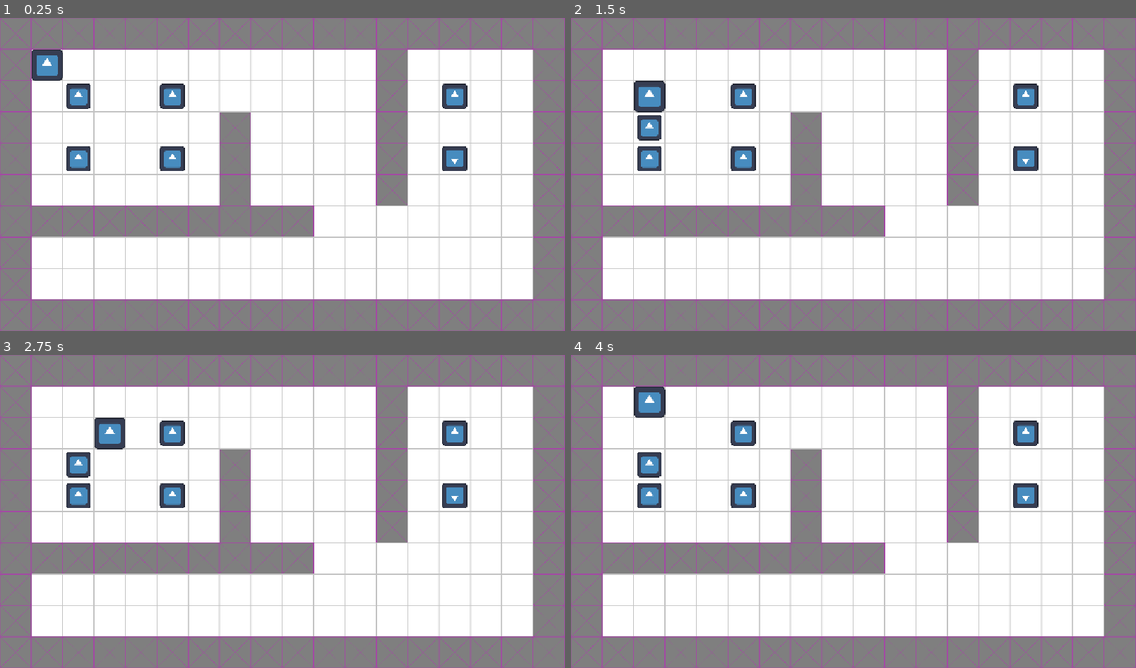
Above: before the commit, frames 1-4 (two rows, left to right).
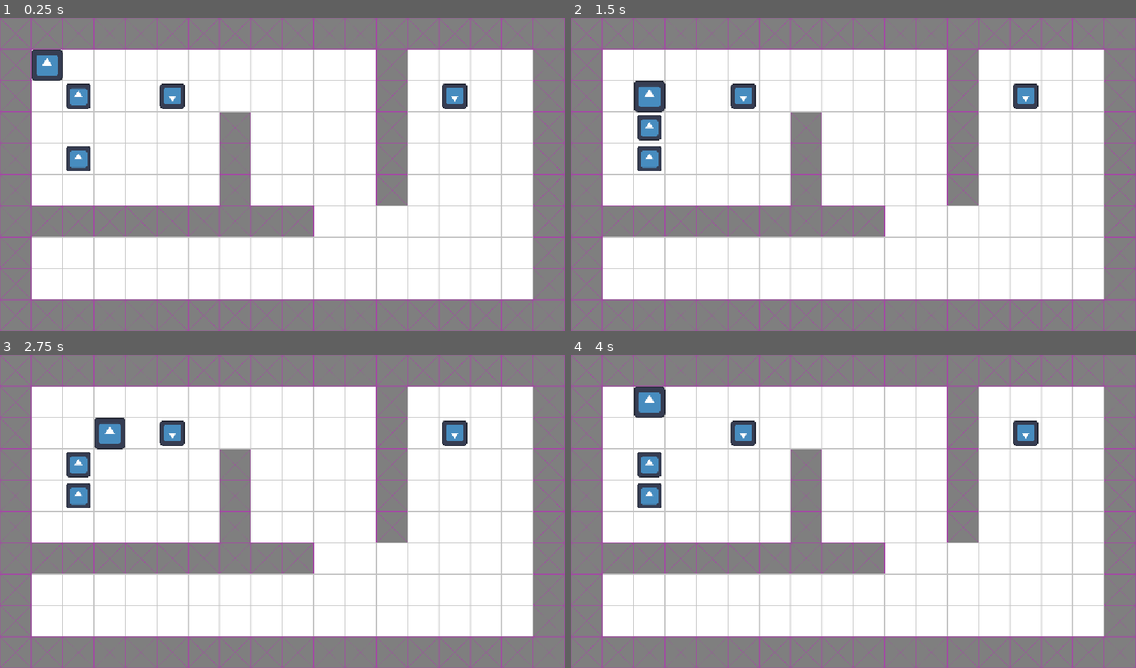
Above: after the commit, the same moments.

Repository: whitsettbe/kcol-f26-gamedevproj-cb
Game: Godot game, scene res://scenes/main.tscn
The game is run twice, just before and just after one commit, with the same random seed, the same clock (stepped at 60 frames per second) and the same inputs. The engine's default icon, where the game draws it, is replaced by a stand-in: a white triangle on a blue panel in a dark square.
Inputs:
- Up to frame 1 (0.25 s): no input
- Up to frame 2 (1.5 s): tap Enter at 0.5 s; hold Right (move_right) 0.53-1.28 s; tap Space at 1.25 s; hold Down (move_down) from 1.28 s (still down)
- Up to frame 3 (2.75 s): tap Enter at 2 s; release Down (move_down) at 2.03 s; hold Right (move_right) from 2.03 s (still down)
- Up to frame 4 (4 s): tap Space at 2.75 s; release Right (move_right) at 2.78 s; hold Up (move_up) 2.78-3.53 s; tap Enter at 3.5 s; hold Left (move_left) from 3.53 s (still down)

The runs differ from the first frame. In frame 1, 0.8% of the frame differs, in the area x 28-83%, y 22-49%; in frame 2, 0.8%; in frame 3, 0.8%; in frame 4, 0.8%.
Error before the commit: Assertion failed: {0} must have an ENTANGLED partner (res://scripts/super_block.gd:31)

Commit message:
Block visual manager set up
This is hopefully the OOP paradigm we will end up using.

Diff:
--- a/TornAsunder/scenes/main.tscn
+++ b/TornAsunder/scenes/main.tscn
@@ -2,8 +2,9 @@
 
 [ext_resource type="Texture2D" uid="uid://c7vpam2yvrrjg" path="res://simple_tiles.png" id="1_0xm2m"]
 [ext_resource type="PackedScene" uid="uid://bmgltflbc15gb" path="res://scenes/block.tscn" id="1_ig7tw"]
+[ext_resource type="Script" uid="uid://d2sii1nleum0m" path="res://scripts/level_block_manager.gd" id="1_tefeu"]
 [ext_resource type="Script" uid="uid://cql1obqj20n4f" path="res://scripts/entangled.gd" id="4_1bvp3"]
-[ext_resource type="PackedScene" uid="uid://h86qf0ftw2xj" path="res://scenes/super_block.tscn" id="5_tbgi4"]
+[ext_resource type="Script" uid="uid://dhm1jiir4y22f" path="res://scripts/player.gd" id="5_tbgi4"]
 
 [sub_resource type="TileSetAtlasSource" id="TileSetAtlasSource_h2yge"]
 texture = ExtResource("1_0xm2m")
@@ -18,6 +19,7 @@
 sources/0 = SubResource("TileSetAtlasSource_h2yge")
 
 [node name="Main" type="Node2D" unique_id=1700300613]
+script = ExtResource("1_tefeu")
 
 [node name="TileMapLayer" type="TileMapLayer" parent="." unique_id=134461440]
 tile_map_data = PackedByteArray("AAAAAAAAAAABAAAAAAAAAAEAAAABAAAAAAAAAAIAAAABAAAAAAAAAAMAAAABAAAAAAAAAAQAAAABAAAAAAAAAA …(2800 unchanged characters)…
@@ -33,20 +35,15 @@
 position = Vector2(352, 160)
 script = ExtResource("4_1bvp3")
 partner = NodePath("../Entangled2")
+blockType = 2
 
 [node name="Entangled2" parent="." unique_id=2101799114 node_paths=PackedStringArray("partner") instance=ExtResource("1_ig7tw")]
 position = Vector2(928, 160)
 script = ExtResource("4_1bvp3")
 partner = NodePath("../Entangled1")
+blockType = 2
 
-[node name="Player" parent="." unique_id=578057202 instance=ExtResource("5_tbgi4")]
+[node name="PlayerBlock" parent="." unique_id=157698511 instance=ExtResource("1_ig7tw")]
 position = Vector2(96, 96)
-block_type = 1
-
-[node name="Entangled3" parent="." unique_id=970118693 instance=ExtResource("5_tbgi4")]
-position = Vector2(352, 288)
-
-[node name="Entangled4" parent="." unique_id=88118041 node_paths=PackedStringArray("partner") instance=ExtResource("5_tbgi4")]
-position = Vector2(928, 288)
-block_type = 2
-partner = NodePath("../Entangled3")
+script = ExtResource("5_tbgi4")
+blockType = 1
--- a/TornAsunder/scenes/super_block.tscn
+++ /dev/null
@@ -1,10 +0,0 @@
-[gd_scene format=3 uid="uid://h86qf0ftw2xj"]
-
-[ext_resource type="PackedScene" uid="uid://bmgltflbc15gb" path="res://scenes/block.tscn" id="1_7w654"]
-[ext_resource type="Script" uid="uid://dll7fdnjxwdeh" path="res://scripts/super_block.gd" id="1_glc6g"]
-
-[node name="SuperBlock" type="Node2D" unique_id=578057202]
-script = ExtResource("1_glc6g")
-metadata/_edit_group_ = true
-
-[node name="Block" parent="." unique_id=1094868734 instance=ExtResource("1_7w654")]
--- a/TornAsunder/scripts/block.gd
+++ b/TornAsunder/scripts/block.gd
@@ -2,6 +2,11 @@
 extends Area2D
 
 const TILE_SIZE = 64
+
+# Make an enum dropdown for block type
+#  (level listens to this and attaches scripts automatically)
+enum BlockType {BLOCK, PLAYER, ENTANGLED}
+@export var blockType : BlockType
 
 # Set up raycaster to test proximal block
 @onready var ray = $RayCast2D
--- /dev/null
+++ b/TornAsunder/scripts/level_block_manager.gd
@@ -0,0 +1,39 @@
+@tool
+extends Node2D
+
+
+const scripts = {
+	Block.BlockType.BLOCK : preload("res://scripts/block.gd"),
+	Block.BlockType.PLAYER : preload("res://scripts/player.gd"),
+	Block.BlockType.ENTANGLED : preload("res://scripts/entangled.gd")
+}
+const scales = {
+	Block.BlockType.BLOCK : 0.4,
+	Block.BlockType.PLAYER : 0.5,
+	Block.BlockType.ENTANGLED : -0.4
+}
+
+
+# Called when the node enters the scene tree for the first time.
+func _ready() -> void:
+	if not Engine.is_editor_hint():
+		align_block_designs()
+
+
+# Called every frame. 'delta' is the elapsed time since the previous frame.
+func _process(delta: float) -> void:
+	if Engine.is_editor_hint():
+		align_block_designs()
+
+# Ensure child properties align with their block type
+func align_block_designs():
+
+	for node in get_children():
+		if node is Block:
+			var blockType = node.blockType
+			if node.get_script() != scripts[blockType]:
+				node.set_script(scripts[blockType])
+				node.blockType = blockType # prevent reset on script reload
+
+			node.get_node("Sprite2D").scale = \
+					Vector2.ONE * scales[blockType]
--- a/TornAsunder/scripts/super_block.gd
+++ /dev/null
@@ -1,81 +0,0 @@
-@tool
-class_name SuperBlock
-extends Node2D
-
-enum BlockType {BLOCK, PLAYER, ENTANGLED}
-@export var block_type : BlockType = BlockType.BLOCK : set=_set_block_type
-var partner : SuperBlock = null : set=_set_partner
-
-
-const scripts = {
-	BlockType.BLOCK : preload("res://scripts/block.gd"),
-	BlockType.PLAYER : preload("res://scripts/player.gd"),
-	BlockType.ENTANGLED : preload("res://scripts/entangled.gd")
-}
-const scales = {
-	BlockType.BLOCK : 0.4,
-	BlockType.PLAYER : 0.5,
-	BlockType.ENTANGLED: -0.4
-}
-
-
-func soft_assert(bool_val, message):
-	if Engine.is_editor_hint():
-		if not bool_val:
-			push_warning(message)
-	else:
-		assert(bool_val)
-
-
-func _set_partner(new_partner : SuperBlock):
-	assert(new_partner == null
-			or new_partner.block_type == BlockType.ENTANGLED,
-			"{0} must have an ENTANGLED partner".format(self))
-
-	partner = new_partner
-	$Block.partner = partner.get_child(0)
-
-	if block_type == BlockType.ENTANGLED:
-		soft_assert(partner != null,
-			"{0} needs a partner".format([self]))
-		soft_assert(partner != self,
-			"{0} can't be its own partner".format([self]))
-		soft_assert(partner.partner == self,
-			"{0} must be the partner of its partner".format([self]))
-
-
-func _set_block_type(new_type : BlockType):
-	block_type = new_type
-	_update_sprite()
-	notify_property_list_changed()
-
-
-func _update_sprite() -> void:
-	$Block/Sprite2D.scale = Vector2.ONE * scales[block_type]
-	$Block.set_script(scripts[block_type])
-
-
-func _get_property_list():
-	var out = []
-	if Engine.is_editor_hint():
-		if block_type == BlockType.ENTANGLED:
-			out.append({
-				"name": "partner",
-				"class_name": &"SuperBlock",
-				"type": 24,
-				"hint": 34,
-				"hint_string": "SuperBlock",
-				"usage": 4102 })
-	return out
-
-# Called when the node enters the scene tree for the first time.
-#func _ready() -> void:
-#	print( get_script().get_script_property_list() )
-	#pass # Replace with function body.
-
-
-
-
-# Called every frame. 'delta' is the elapsed time since the previous frame.
-#func _process(delta: float) -> void:
-#	pass
Not shown, added: TornAsunder/scripts/level_block_manager.gd.uid
Not shown, removed: TornAsunder/scripts/super_block.gd.uid
